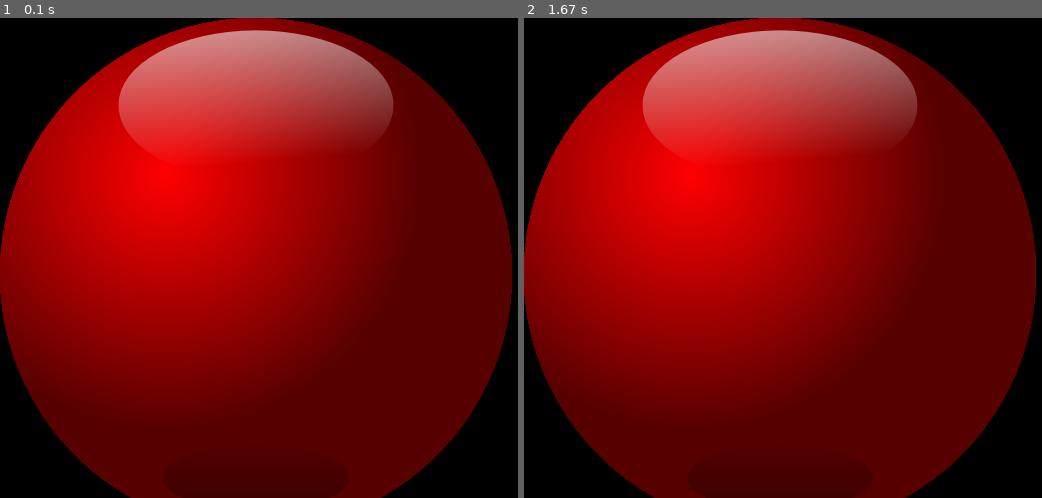
Above: before the commit, frames 1-2 (left to right).
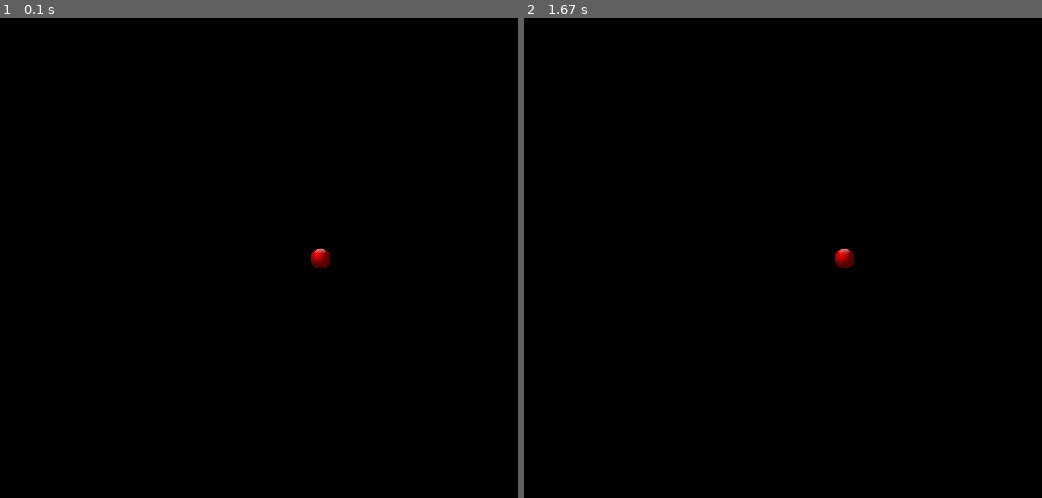
Above: after the commit, the same moments.

Repository: CarlosOrellana00/primer-pygame
Game: pygame game, started from juego.py
The game is run twice, just before and just after one commit, with the same random seed, the same clock (stepped at 60 frames per second) and the same inputs.
Inputs:
- Up to frame 1 (0.1 s): no input
- Up to frame 2 (1.67 s): no input

The runs differ from the first frame. In frame 1, 81% of the frame differs, in the area x 0-99%, y 0-100%; in frame 2, 81%.

Commit message:
bolita position x.y

Diff:
--- a/juego.py
+++ b/juego.py
@@ -7,10 +7,15 @@
 class Bolita(pygame.sprite.Sprite):
   def __init__(self):
     pygame.sprite.Sprite.__init__(self)
-    #Cargar Imagen
+    # Cargar Imagen
     self.image = pygame.image.load("imagenes/bolita.png")
-    #Obtener rectangulo de la imagen
+    # Escalar la imagen a 20x20 píxeles
+    self.image = pygame.transform.scale(self.image, (20, 20))
+    # Obtener rectangulo de la imagen
     self.rect = self.image.get_rect()
+    # Posición inicial centrada en pantalla
+    self.rect.centerx = ancho /2
+    self.rect.centery = alto /2
 
 # Inicializando pantalla
 pantalla = pygame.display.set_mode((ancho, alto))
